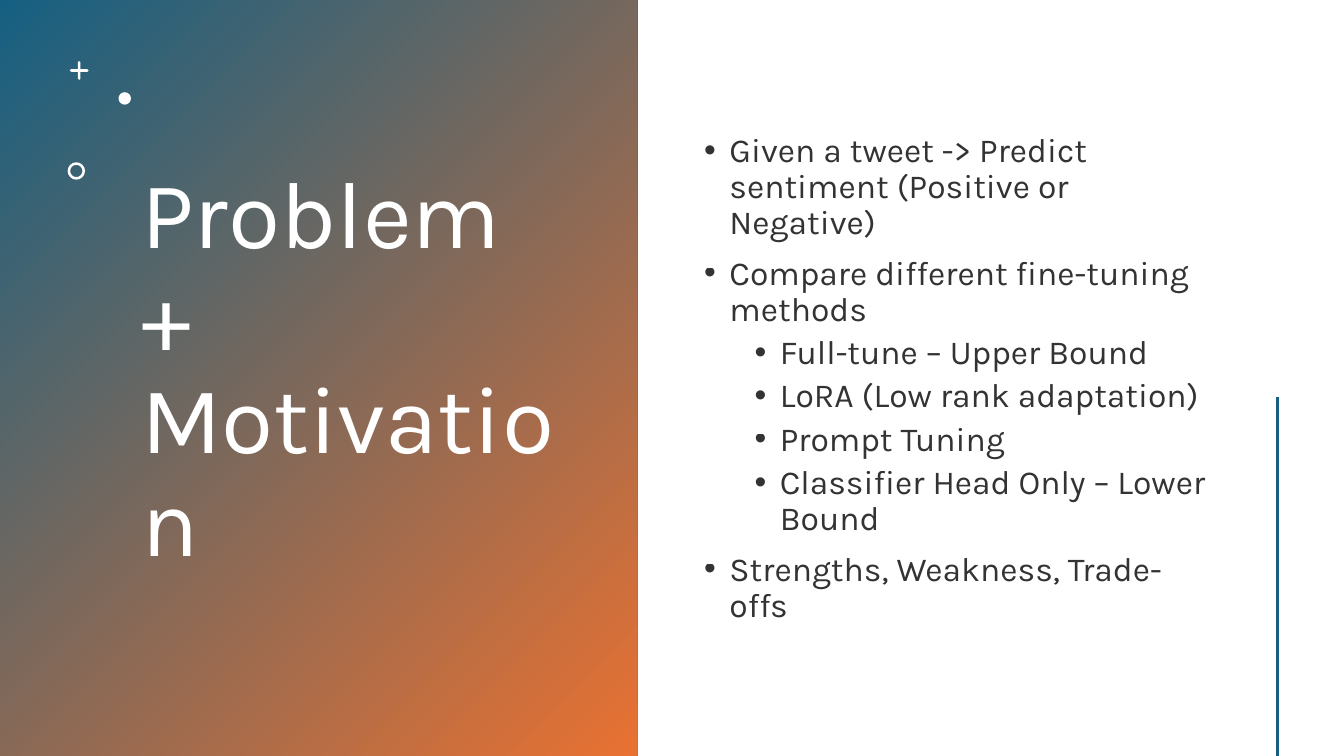
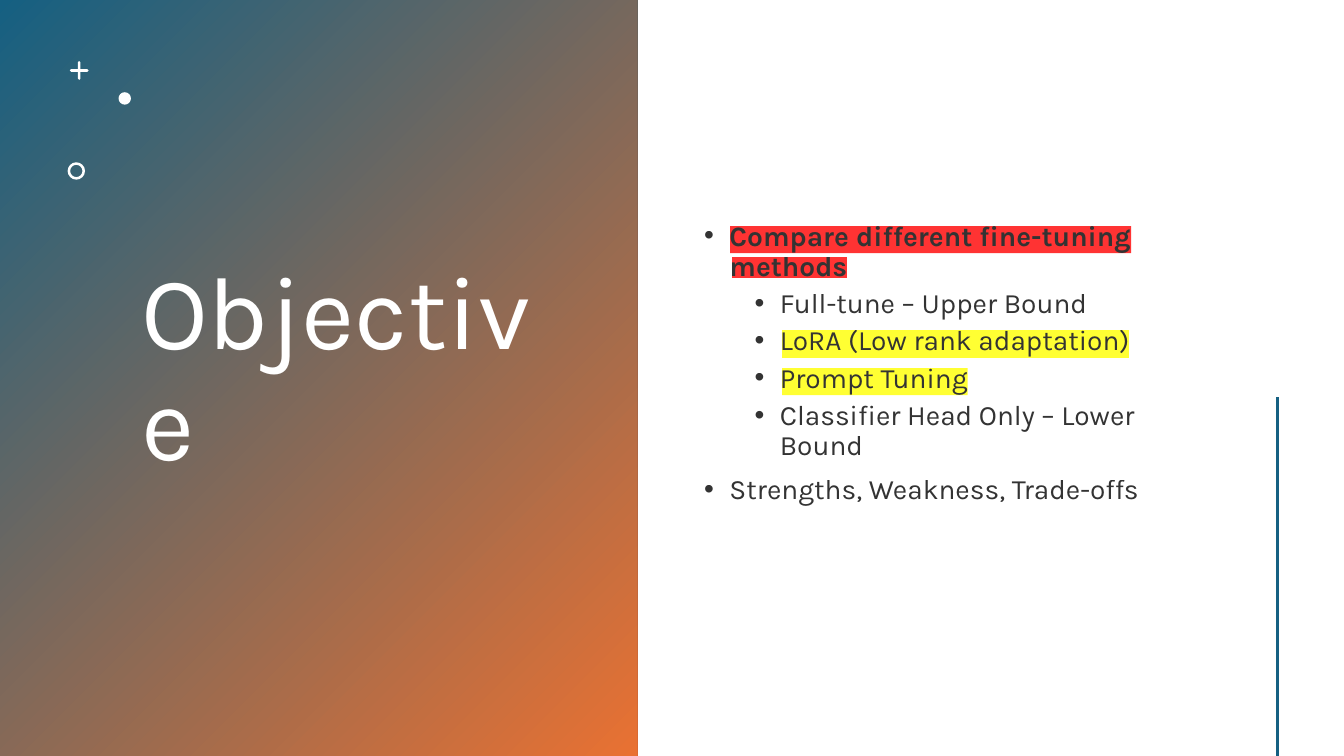
Before and after one commit to BrianLeung30/Sentiment-Analysis-of-Text-Data, a slide deck: slide 3 of Project Presentation Slides.pptx (slide 2 before the commit). Drawn at 1344x756 pixels with LibreOffice and Linux fonts; fonts in the diff are those of the drawing. Boxes give left, top, right and bottom in pixels: in the first picture for what was removed or moved away, otherwise in the second. Text is boxed around its words. In the diff, an @@ line names an element or a change of style, - is before the commit and + after.

```diff
--- a/Project Presentation Slides.pptx
+++ b/Project Presentation Slides.pptx
@@ text "Compare different fine-tuning methods" at bbox=[729, 220, 1139, 506]: size 24 to 20 pt; highlight none to #FF0000, bold on in "Compare different fine-tuning methods"; highlight none to #FFFF00 in "LoRA (Low rank adaptation)", "Prompt Tuning" @@
@@ text at bbox=[729, 139, 1087, 243]: paragraph removed @@
-• Given a tweet -> Predict sentiment (Positive or Negative)
@@ title at bbox=[141, 162, 501, 249]: text changed; size 68 to 74 pt @@
-Problem + Motivation
+Objective
```
Also in this commit, not shown: 2 other slides changed, 1 slide added, 1 other file.
